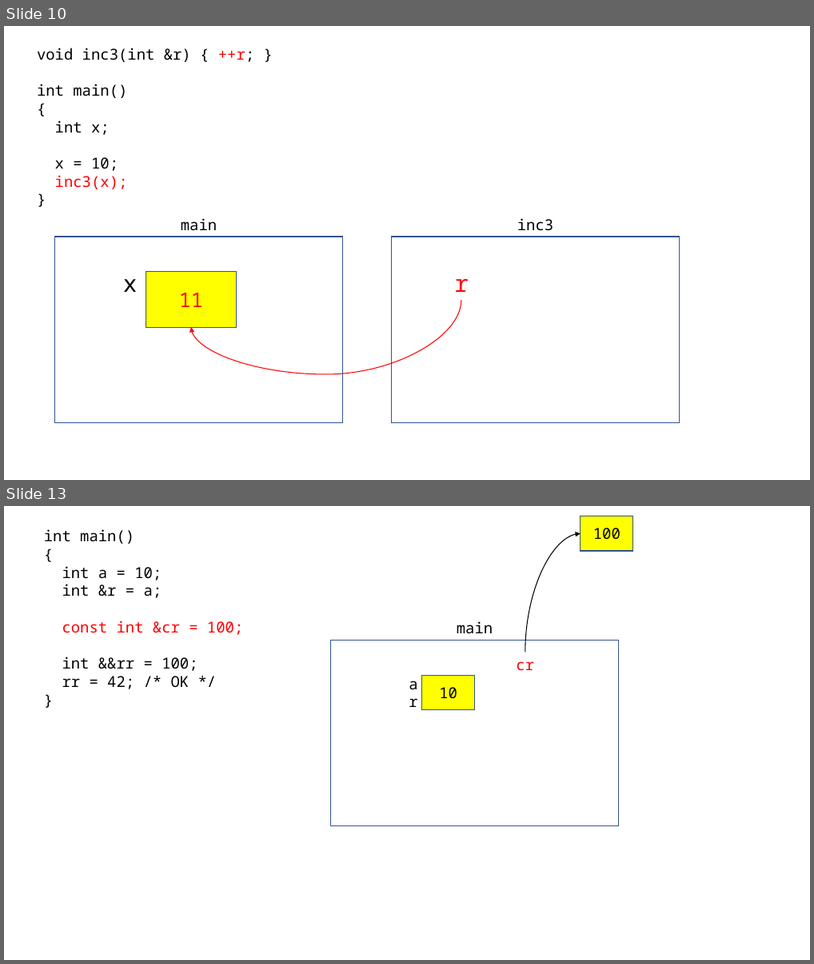
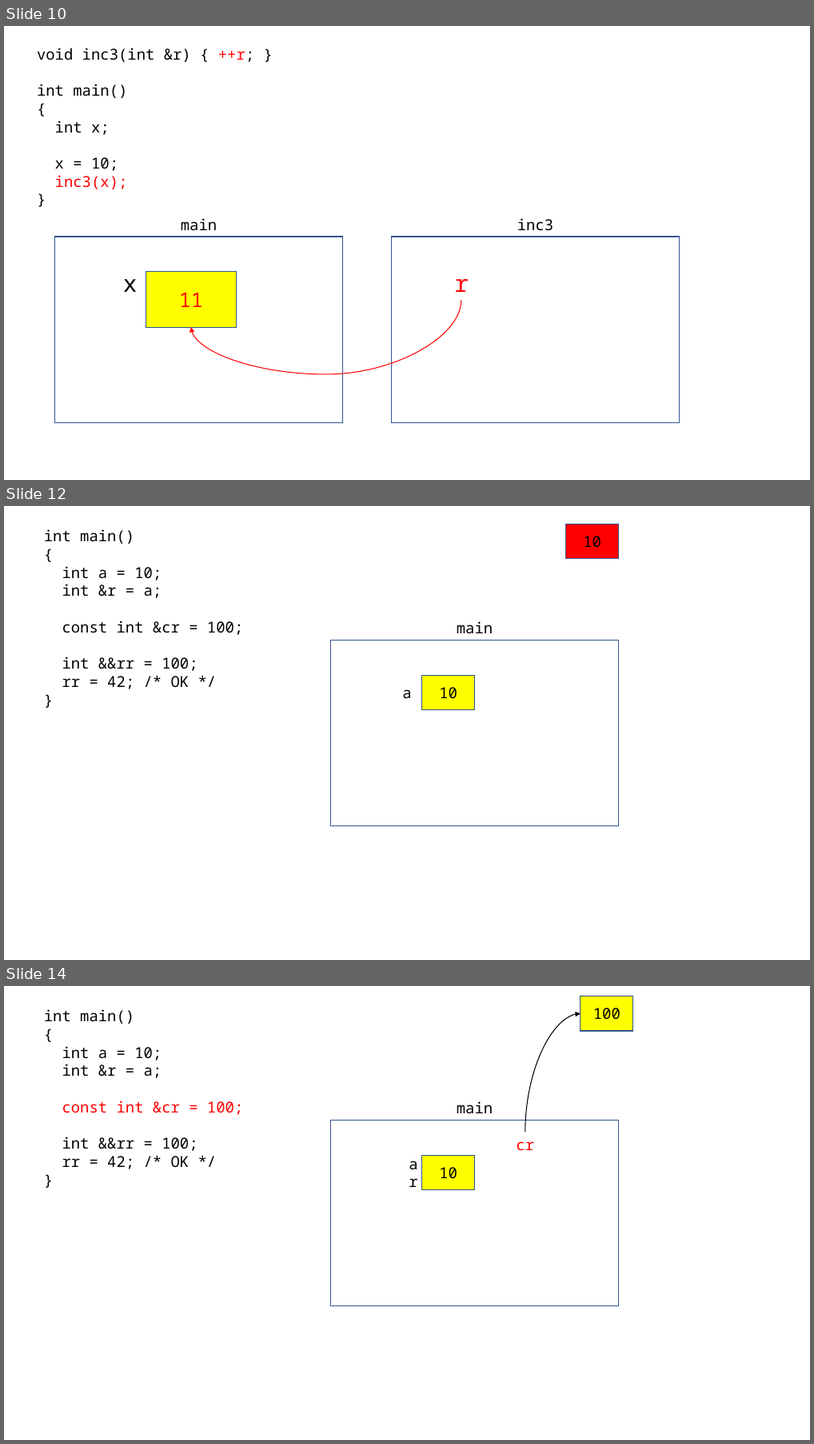
Before and after one commit to yoondev-classroom/cpp_221114, a slide deck: 221114.pptx. Shown one above the other, each under a label of ours: slides 10 and 13 before the commit, slides 10, 12 and 14 after it; the slides between them are not shown. The pictures are 814x964 and 814x1444 pixels, drawn with LibreOffice and Linux fonts; fonts in the diff are those of the drawing. Boxes give left, top, right and bottom in pixels: in the first picture for what was removed or moved away, otherwise in the second. Text is boxed around its words. In the diff, an @@ line names an element or a change of style, - is before the commit and + after.

```diff
--- a/221114.pptx
+++ b/221114.pptx
@@ slide 12 added at (4,506,810,960), background #FFFFFF @@
@@ text added at (44,529,243,689), 18 pt, text #000000 @@
+int main()
+{
+int a = 10;
+int &r = a;
+const int &cr = 100;
+int &&rr = 100;
+rr = 42; /* OK */
+}
@@ rectangle added at (566,524,619,559), fill #FF0000, outline #325491 1 pt, 18 pt, text #000000 @@
+10
@@ text added at (457,621,493,633), 18 pt, text #000000 @@
+main
@@ rectangle added at (330,640,619,826), fill #FFFFFF, outline #325491 1 pt @@
@@ text added at (402,689,411,698), 18 pt, text #000000 @@
+a
@@ rectangle added at (422,675,475,709), fill #FFFF00, outline #325491 1 pt, 18 pt, text #000000 @@
+10
@@ what was slide 13 is now slide 14 @@
```
Also in this commit, not shown: 2 slides changed.
